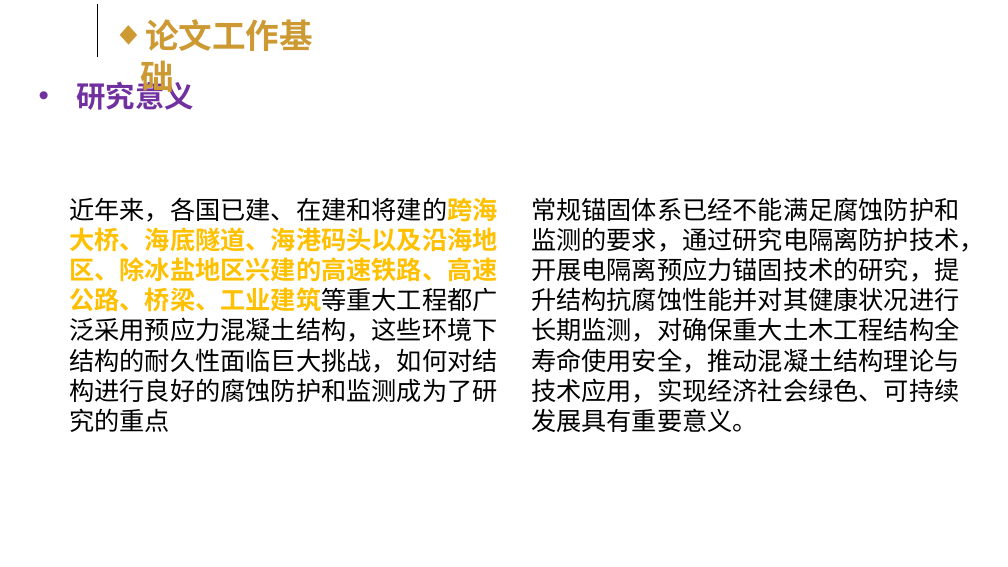
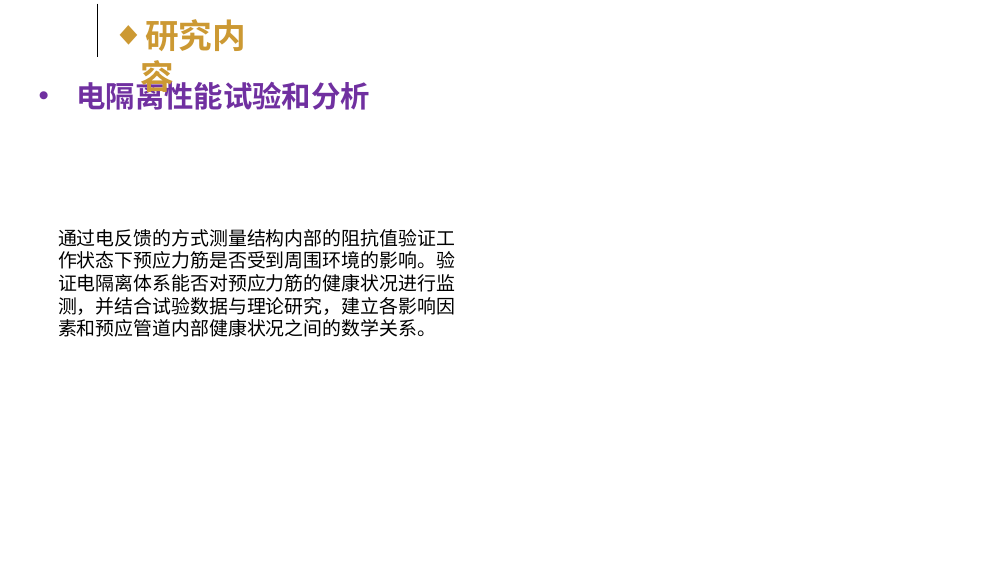
Before and after one commit to kokowhen/paper-manage, a slide deck: slide 16 of EIT/开题答辩slide.pptx (slide 19 before the commit). Drawn at 1008x567 pixels with LibreOffice and Linux fonts; fonts in the diff are those of the drawing; background and template pictures are left out. Boxes give left, top, right and bottom in pixels: in the first picture for what was removed or moved away, otherwise in the second. Text is boxed around its words. In the diff, an @@ line names an element or a change of style, - is before the commit and + after.

```diff
--- a/EIT/开题答辩slide.pptx
+++ b/EIT/开题答辩slide.pptx
@@ text at [140,19,246,98]: text changed @@
-◆ 论文工作基础
+◆ 研究内容
@@ text at [76,77,370,110]: text changed @@
-• 研究意义
+• 电隔离性能试验和分析
@@ text removed at [69,197,497,432] @@
-近年来，各国已建、在建和将建的跨海大桥、海底隧道、海港码头以及沿海地区、除冰盐地区兴建的高速铁路、高速公路、桥梁、工业建筑等重大工程都广泛采用预应力混凝土结构，这些环境下结构的耐久性面临巨大挑战，如何对结构进行良好的腐蚀防护和监测成为了研究的重点
@@ text removed at [531,197,985,432] @@
-常规锚固体系已经不能满足腐蚀防护和监测的要求，通过研究电隔离防护技术，开展电隔离预应力锚固技术的研究，提升结构抗腐蚀性能并对其健康状况进行长期监测，对确保重大土木工程结构全寿命使用安全，推动混凝土结构理论与技术应用，实现经济社会绿色、可持续发展具有重要意义。
@@ text added at [58,229,455,337], 18 pt, text #000000 @@
+通过电反馈的方式测量结构内部的阻抗值验证工作状态下预应力筋是否受到周围环境的影响。验证电隔离体系能否对预应力筋的健康状况进行监测，并结合试验数据与理论研究，建立各影响因素和预应管道内部健康状况之间的数学关系。
```
Also in this commit, not shown: 4 other slides changed, 3 slides added, 6 slides removed, 8 other files.
